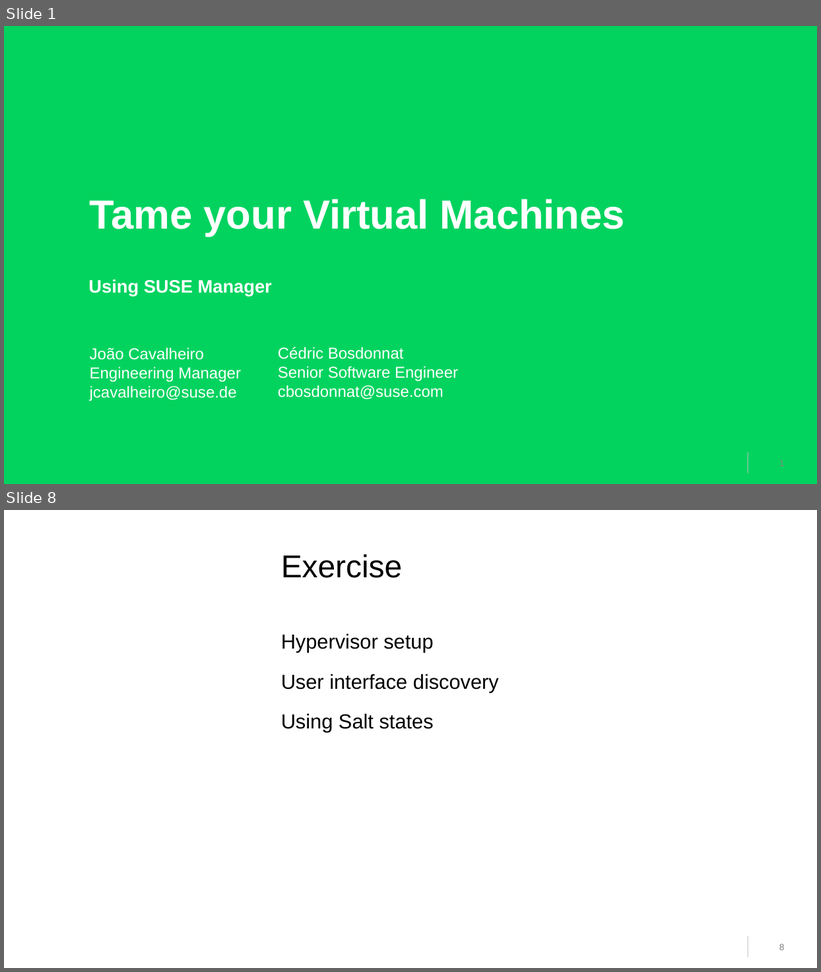
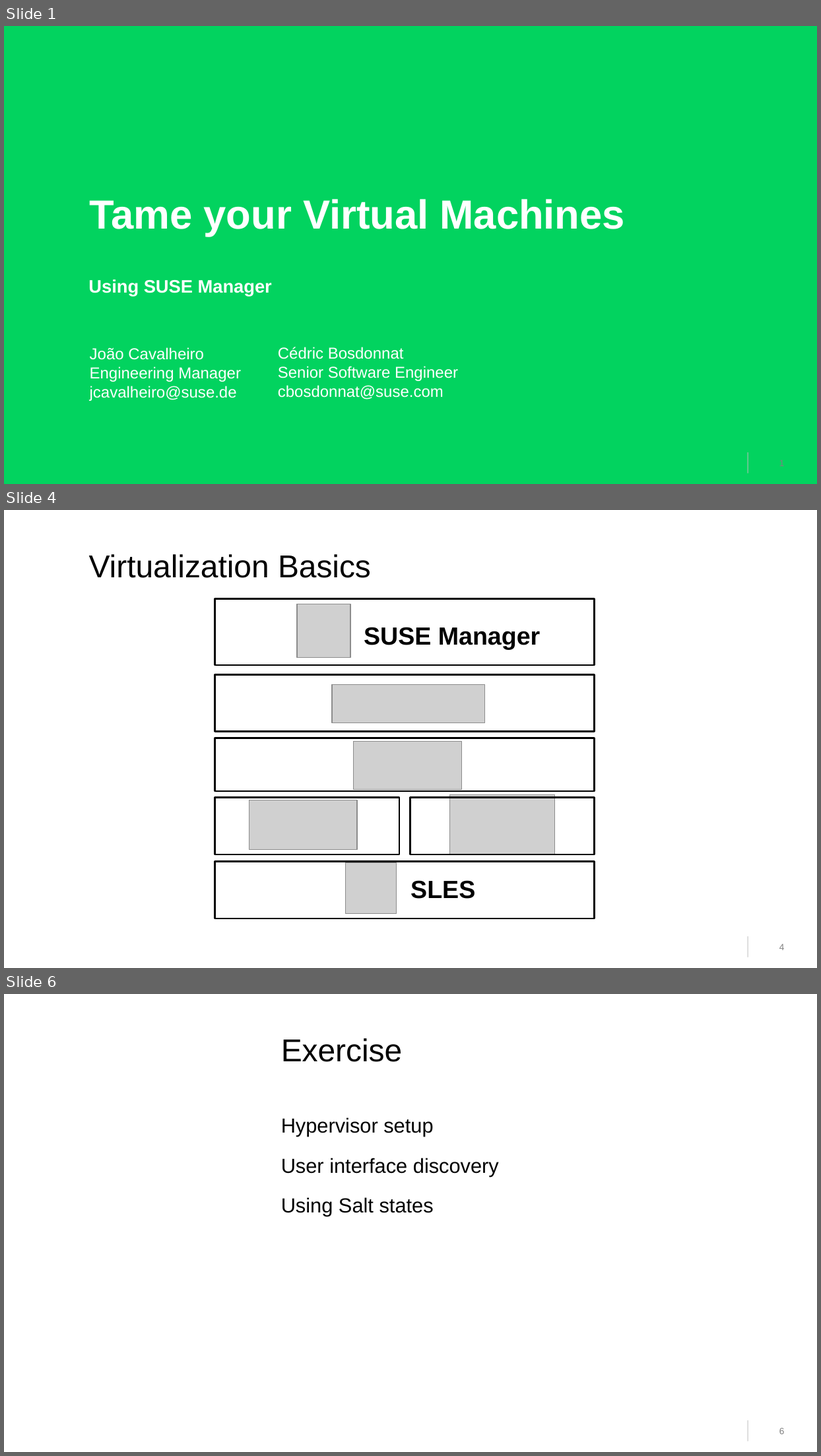
Before and after one commit to cbosdo/sumaform, a slide deck: lab/pdf/slides.odp. Shown one above the other, each under a label of ours: slides 1 and 8 before the commit, slides 1, 4 and 6 after it; the slides between them are not shown. The pictures are 821x972 and 821x1456 pixels, drawn with LibreOffice and Linux fonts; fonts in the diff are those of the drawing; grey boxes stand for pictures; background and template pictures are left out. Boxes give left, top, right and bottom in pixels: in the first picture for what was removed or moved away, otherwise in the second. Text is boxed around its words. In the diff, an @@ line names an element or a change of style, - is before the commit and + after.

Commit message:
Add kvm1 and kvm2 to the setup
kvm1 will serve as a machine for the walkthrough, kvm2 will be used for
unguided exercises. At least there will be more fun with more virt hosts
to manage.

```diff
--- a/lab/pdf/slides.odp
+++ b/lab/pdf/slides.odp
@@ slide 4 added at <box>4,510,817,968</box>, background #FFFFFF; not listed: 2 template elements that a slide beside it also shows @@
@@ title added at <box>89,554,371,578</box>, 28 pt, text #000000 @@
+Virtualization Basics
@@ rectangle added at <box>215,598,594,665</box>, outline #000000 1.5 pt @@
@@ picture added at <box>297,604,350,658</box> @@
@@ text added at <box>364,627,540,649</box>, 22 pt, text #000000, bold @@
+SUSE Manager
@@ rectangle added at <box>215,675,594,731</box>, outline #000000 1.5 pt @@
@@ picture added at <box>331,685,484,723</box> @@
@@ rectangle added at <box>215,738,594,790</box>, outline #000000 1.5 pt @@
@@ picture added at <box>354,741,462,789</box> @@
@@ rectangle added at <box>215,797,399,854</box>, outline #000000 1.5 pt @@
@@ picture added at <box>250,800,358,849</box> @@
@@ rectangle added at <box>410,797,594,854</box>, outline #000000 1.5 pt @@
@@ picture added at <box>450,794,554,855</box> @@
@@ rectangle added at <box>215,861,594,918</box>, outline #000000 1.5 pt @@
@@ picture added at <box>345,863,396,913</box> @@
@@ text added at <box>411,880,475,899</box>, 22 pt, text #000000, bold @@
+SLES
@@ what was slide 8 is now slide 6 @@
@@ page number at <box>780,1428,785,1434</box>: text changed @@
-8
+6
```
Also in this commit, not shown: 3 slides changed, 1 slide removed, 5 other files.
